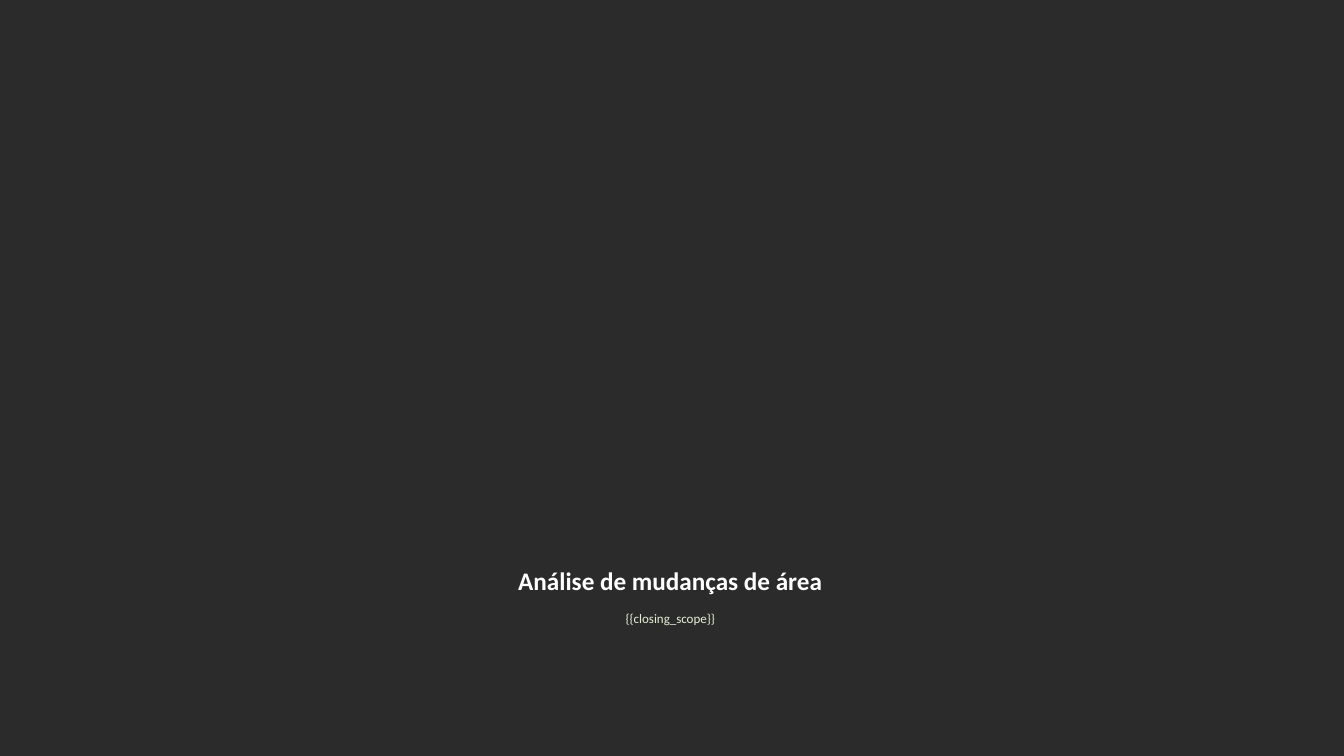
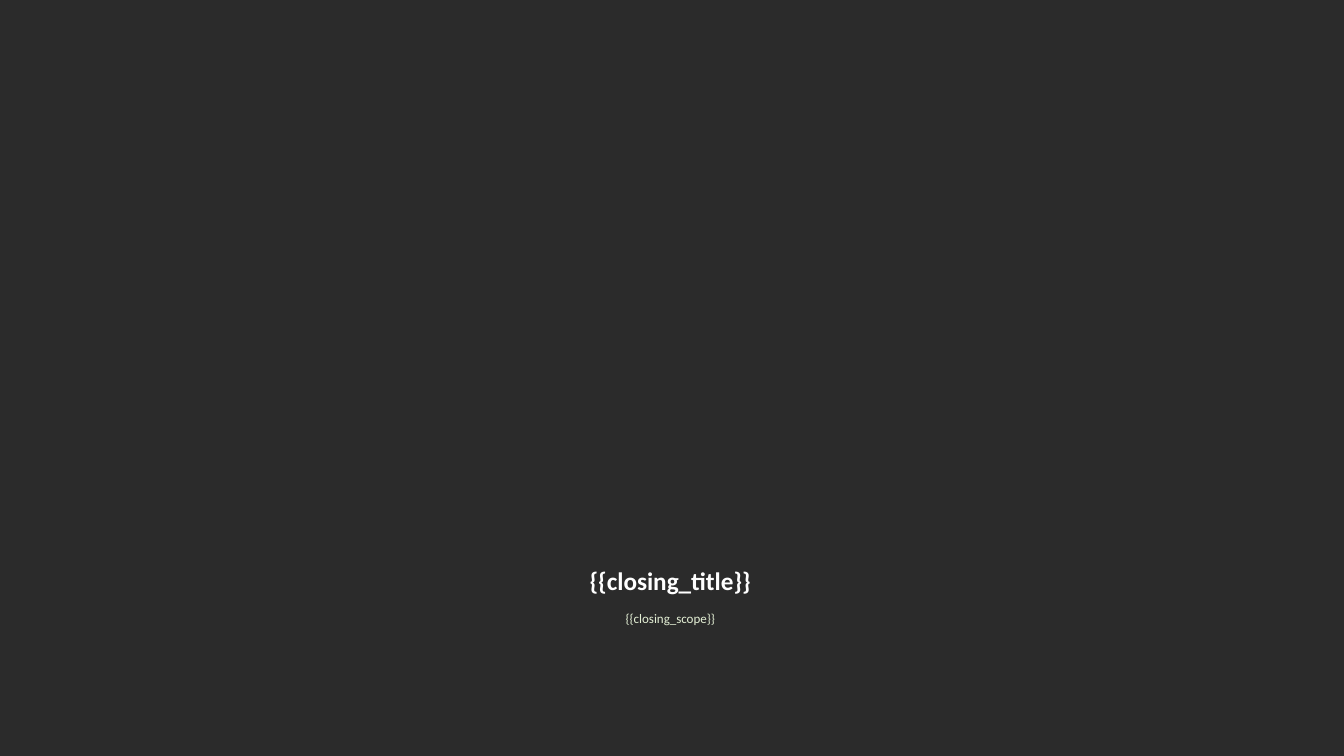
Before and after one commit to FernandoLimeira/PosicaoCampo, a slide deck: slide 10 of templates/presentations/ctt_compact_template.pptx. Drawn at 1344x756 pixels with LibreOffice and Linux fonts; fonts in the diff are those of the drawing; background and template pictures are left out; a plain dark background stands for a picture behind light text. Boxes give left, top, right and bottom in pixels: in the first picture for what was removed or moved away, otherwise in the second. Text is boxed around its words. In the diff, an @@ line names an element or a change of style, - is before the commit and + after.

Commit message:
fix: preserva estrutura original do modelo CTT nas apresentações
Restaura capa, abertura de seção, sumário e encerramento, mantendo os dados compactos e os espaços de rastro selecionados. Adapta a pauta à análise e preserva os slides estruturais mesmo sem retornos ou rastros.

Atualiza o modelo editável, a documentação e os testes de ordem, conteúdo e preservação das imagens originais nas quatro unidades. Validação: 73 testes Python e quatro suítes JavaScript aprovados.

```diff
--- a/templates/presentations/ctt_compact_template.pptx
+++ b/templates/presentations/ctt_compact_template.pptx
@@ text at [590,571,751,595]: text changed @@
-Análise de mudanças de área
+{{closing_title}}
```
Also in this commit, not shown: 1 other slide changed, 2 slides added, 2 slides removed, 5 other files.
